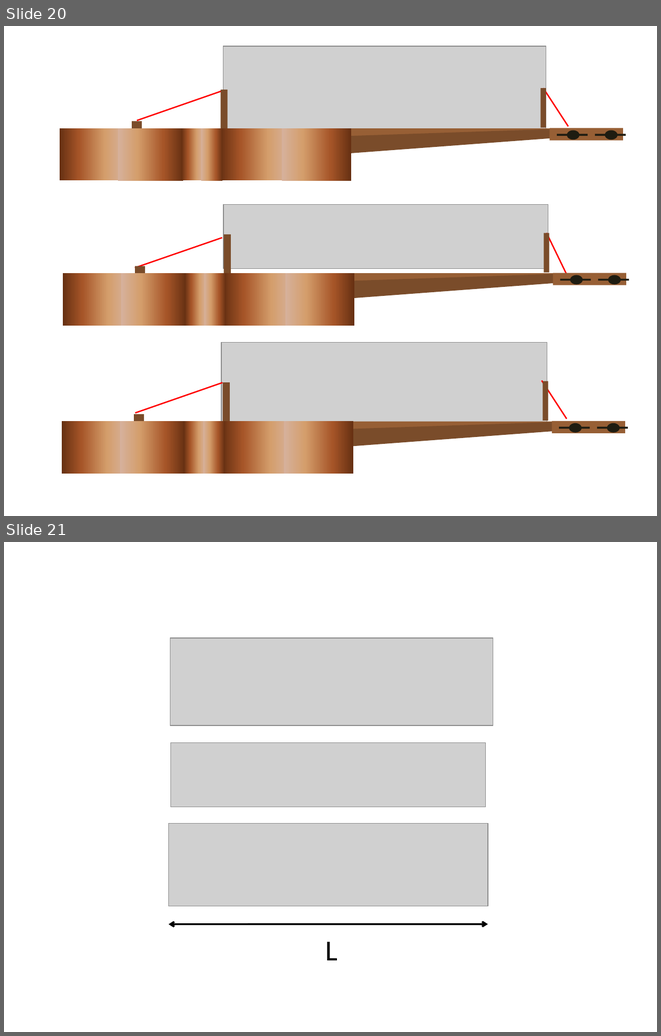
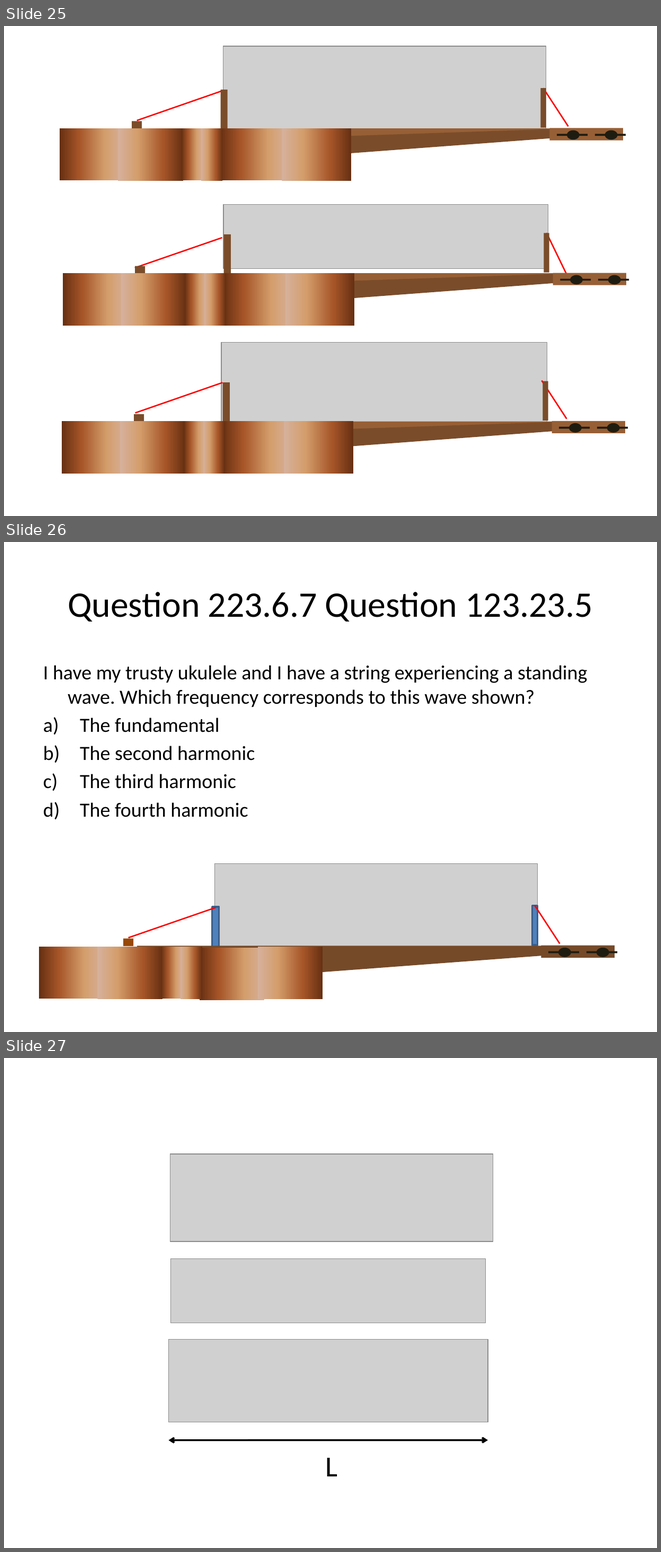
Before and after one commit to rtlines/PH223-Engineering-Physics, a slide deck: Slides/PH223_Lecture_06.pptx. Shown one above the other, each under a label of ours: slides 20 and 21 before the commit, slides 25, 26 and 27 after it. The pictures are 661x1036 and 661x1552 pixels, drawn with LibreOffice and Linux fonts; fonts in the diff are those of the drawing; grey boxes stand for pictures. Boxes give left, top, right and bottom in pixels: in the first picture for what was removed or moved away, otherwise in the second. Text is boxed around its words. In the diff, an @@ line names an element or a change of style, - is before the commit and + after.

```diff
--- a/Slides/PH223_Lecture_06.pptx
+++ b/Slides/PH223_Lecture_06.pptx
@@ slide 26 added at (4,542,657,1032), background #FFFFFF @@
@@ title added at (68,592,593,622), 39.6 pt, text #000000 @@
+Question 223.6.7 Question 123.23.5
@@ text added at (43,665,587,817), 22.2 pt, text #000000 @@
+I have my trusty ukulele and I have a string experiencing a standing wave. Which frequency corresponds to this wave shown?
+a) The fundamental
+b) The second harmonic
+c) The third harmonic
+d) The fourth harmonic
@@ picture added at (215,863,538,951) @@
@@ rectangle added at (212,907,220,948), fill #4F81BD, outline #3A5F8C 2 pt @@
@@ rectangle added at (532,905,538,944), fill #4F81BD, outline #3A5F8C 2 pt @@
@@ line added from (559, 944) to (535, 905), #FF0000 1.5 pt @@
@@ line added from (215, 908) to (128, 938), #FF0000 1.5 pt @@
@@ rectangle added at (123,938,133,946), fill #984807 @@
@@ rectangle added at (137,945,574,955), fill #754A29 @@
@@ group added at (40,946,323,1000): 6 rectangles @@
@@ trapezoid added at (321,942,545,972), fill #754A29 @@
@@ rectangle added at (541,945,615,958), fill #754A29 @@
@@ rectangle added at (548,951,579,953), fill #1E1C11 @@
@@ ellipse added at (558,947,571,956), fill #1E1C11 @@
@@ rectangle added at (586,951,617,953), fill #1E1C11 @@
@@ ellipse added at (596,947,609,956), fill #1E1C11 @@
@@ what was slide 20 is now slide 25 @@
@@ what was slide 21 is now slide 27 @@
```
Also in this commit, not shown: 1 slide changed, 13 other slides added, 7 slides removed, 35 other files.
